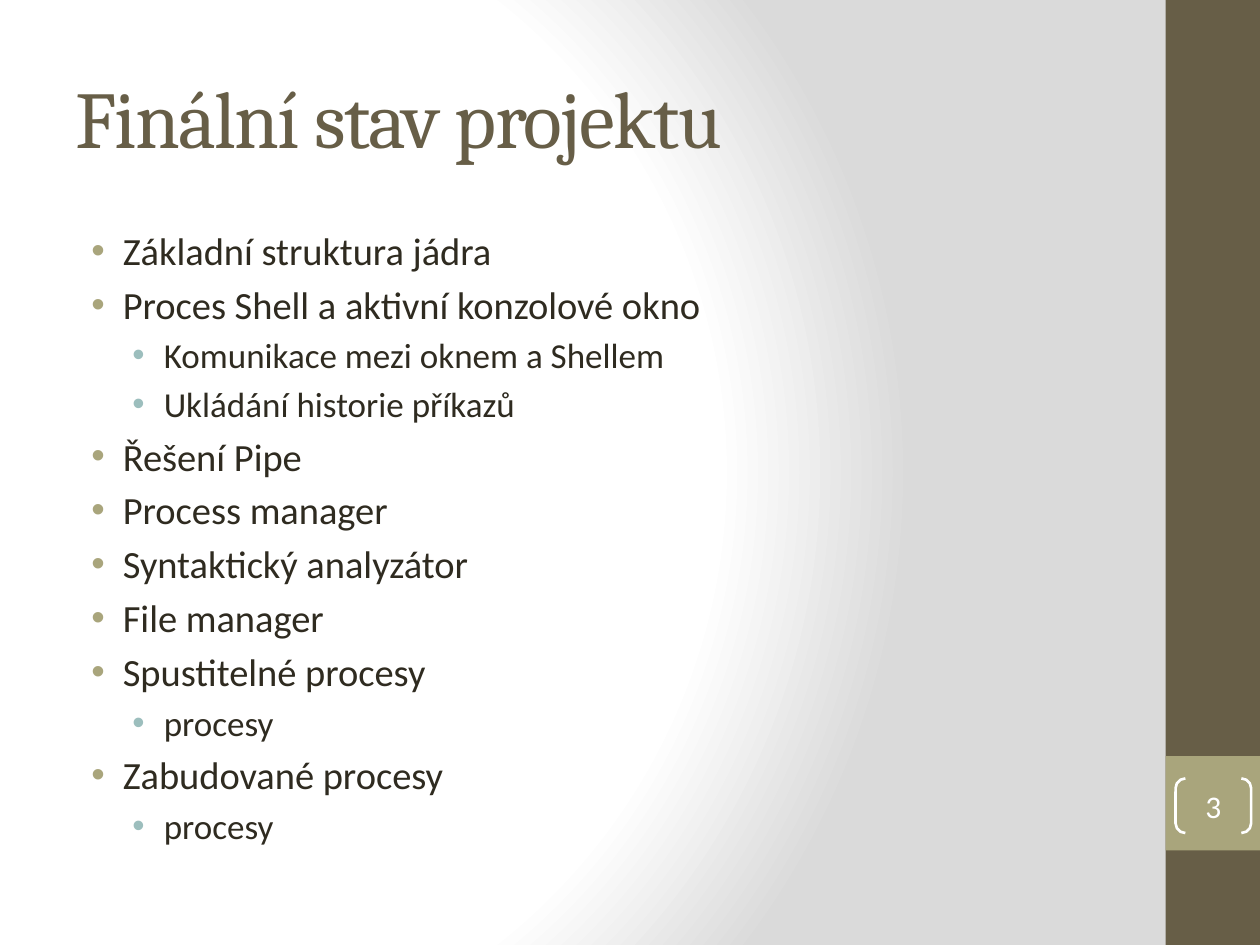
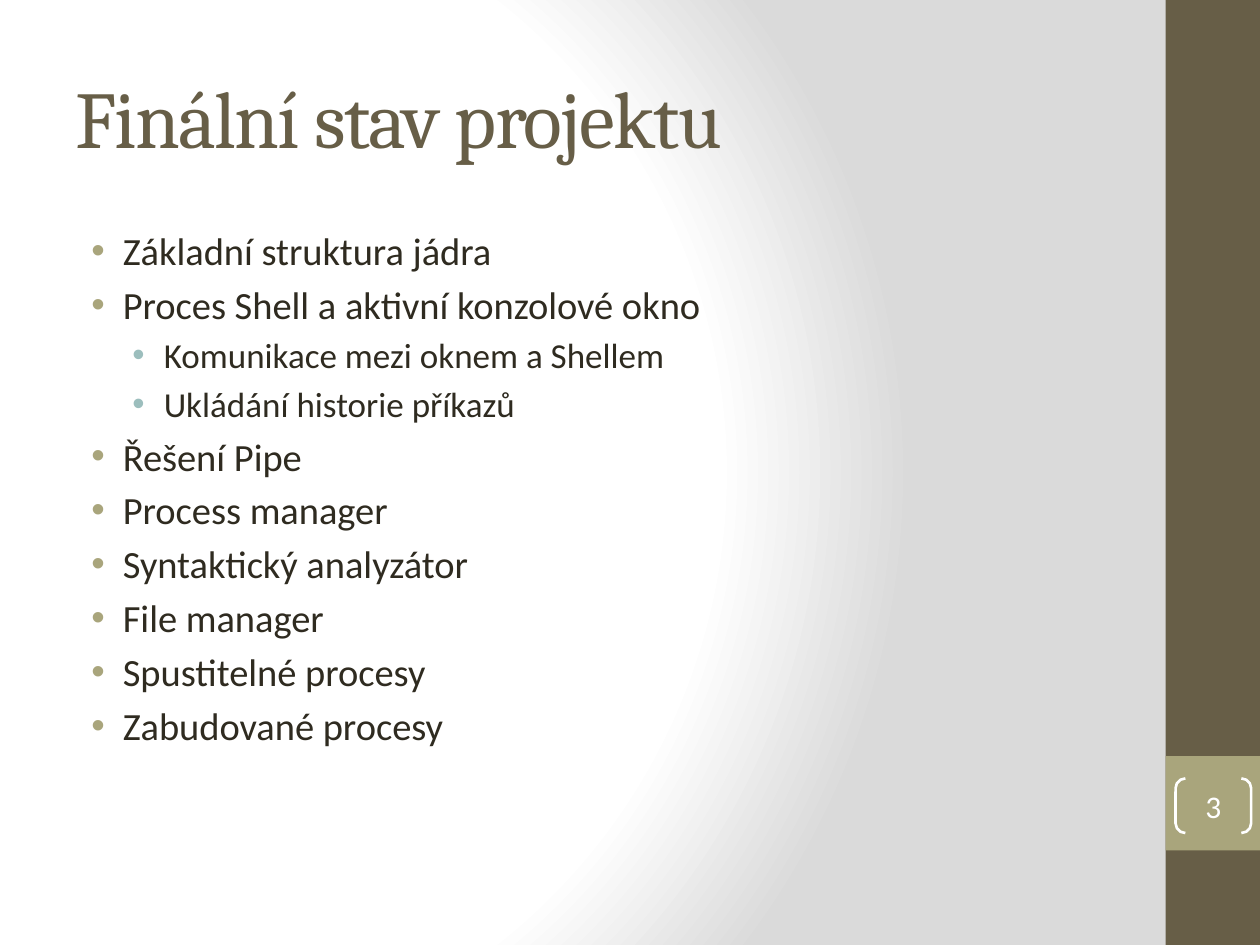
Before and after one commit to RadekBouda/OS-BlBoSt, a slide deck: slide 3 of blbost-final.pptx. Drawn at 1260x945 pixels with LibreOffice and Linux fonts; fonts in the diff are those of the drawing. Boxes give left, top, right and bottom in pixels: in the first picture for what was removed or moved away, otherwise in the second. Text is boxed around its words. In the diff, an @@ line names an element or a change of style, - is before the commit and + after.

```diff
--- a/blbost-final.pptx
+++ b/blbost-final.pptx
@@ text at (164,719,274,742): paragraph removed @@
-  • procesy
@@ text at (164,822,274,845): paragraph removed @@
-  • procesy
```
Also in this commit, not shown: 5 other slides changed.
